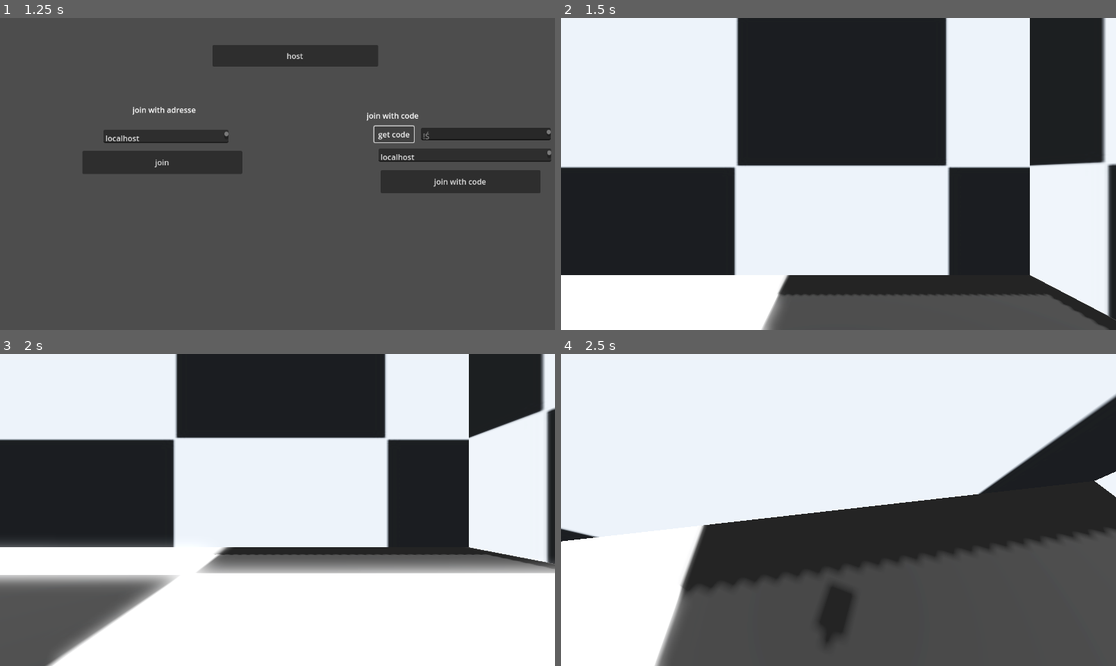
Above: before the commit, frames 1-4 (two rows, left to right).
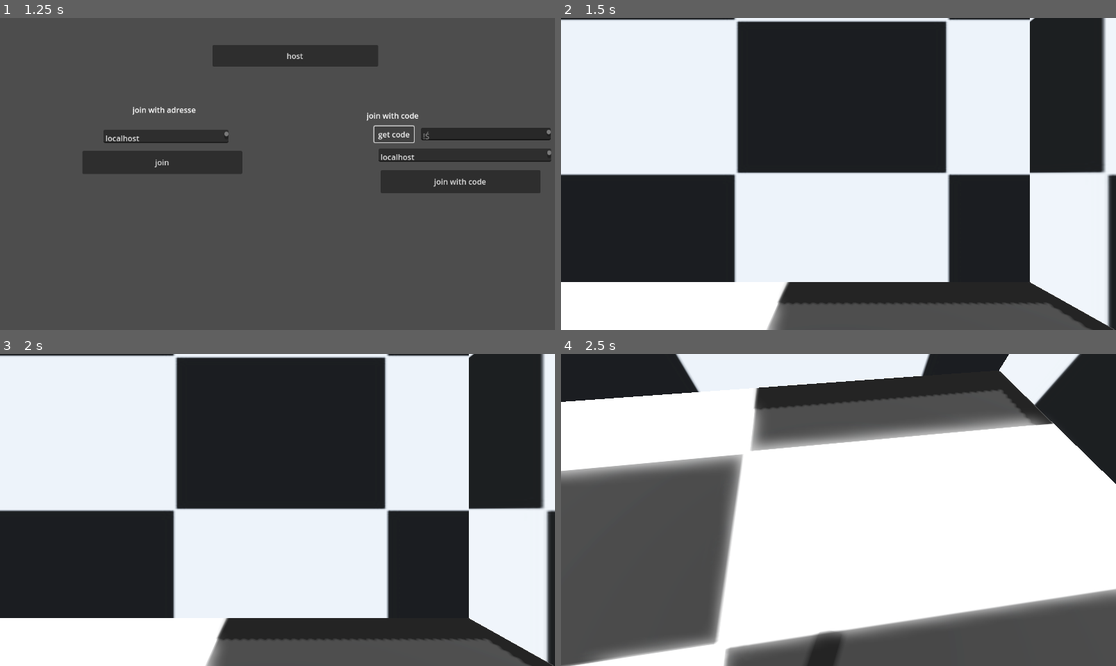
Above: after the commit, the same moments.

Repository: Titruc/IDWN
Game: Godot game, scene res://game/data/scene/game_controler.tscn
The game is run twice, just before and just after one commit, with the same random seed, the same clock (stepped at 60 frames per second) and the same inputs.
Inputs (mouse positions are in pixels of both pictures, inside the frame that each line leads up to):
- Up to frame 1 (1.25 s): click "get code" at 0.5 s
- Up to frame 2 (1.5 s): click "host" at 1.25 s
- Up to frame 3 (2 s): no input
- Up to frame 4 (2.5 s): move the mouse to (866, 510) at 2.02 s; hold W (up) from 2.03 s (still down); hold Shift (sprint) from 2.03 s (still down); tap Space (jump) at 2.27, 2.3 s

Frame 1 is identical in both runs. In frame 2, 7.4% of the frame differs, in the area x 0-100%, y 0-100%; in frame 3, 50%; in frame 4, 65%.

Commit message:
greater sync movement
thanks netfox !

Diff:
--- /dev/null
+++ b/editor/component/input_handler.tscn
@@ -0,0 +1,6 @@
+[gd_scene load_steps=2 format=3 uid="uid://bptq7ti2b10tu"]
+
+[ext_resource type="Script" path="res://game/data/script/component/inputHandler.gd" id="1_wf1r1"]
+
+[node name="inputHandeler" type="Node"]
+script = ExtResource("1_wf1r1")
--- a/game/data/scene/player.tscn
+++ b/game/data/scene/player.tscn
@@ -1,8 +1,11 @@
-[gd_scene load_steps=8 format=3 uid="uid://dwxc0nojql6tp"]
+[gd_scene load_steps=11 format=3 uid="uid://dwxc0nojql6tp"]
 
 [ext_resource type="Script" path="res://game/data/script/entity/player/default/controler.gd" id="1_d2vbu"]
 [ext_resource type="PackedScene" uid="uid://d03p635q2nmy" path="res://editor/component/velocity_component.tscn" id="2_ler7n"]
 [ext_resource type="Script" path="res://game/data/script/ressources/player/playerAttribute.gd" id="2_mss32"]
+[ext_resource type="PackedScene" uid="uid://bptq7ti2b10tu" path="res://editor/component/input_handler.tscn" id="4_7n2wk"]
+[ext_resource type="Script" path="res://addons/netfox/rollback/rollback-synchronizer.gd" id="5_ceukn"]
+[ext_resource type="Script" path="res://addons/netfox/tick-interpolator.gd" id="6_lx473"]
 
 [sub_resource type="Resource" id="Resource_04fj1"]
 script = ExtResource("2_mss32")
@@ -29,10 +32,11 @@
 properties/0/spawn = true
 properties/0/replication_mode = 1
 
-[node name="CharacterBody3D" type="CharacterBody3D" node_paths=PackedStringArray("velocityHandler")]
+[node name="CharacterBody3D" type="CharacterBody3D" node_paths=PackedStringArray("velocityHandler", "inputhandler")]
 script = ExtResource("1_d2vbu")
 playerAttribute = SubResource("Resource_04fj1")
 velocityHandler = NodePath("velocityComponent")
+inputhandler = NodePath("inputHandler")
 
 [node name="MeshInstance3D" type="MeshInstance3D" parent="."]
 mesh = SubResource("CapsuleMesh_u3t1x")
@@ -47,5 +51,18 @@
 
 [node name="velocityComponent" parent="." instance=ExtResource("2_ler7n")]
 
+[node name="inputHandler" parent="." instance=ExtResource("4_7n2wk")]
+
 [node name="MultiplayerSynchronizer" type="MultiplayerSynchronizer" parent="."]
 replication_config = SubResource("SceneReplicationConfig_oqbdd")
+
+[node name="RollbackSynchronizer" type="Node" parent="." node_paths=PackedStringArray("root")]
+script = ExtResource("5_ceukn")
+root = NodePath("..")
+state_properties = Array[String]([":global_transform", ":velocity"])
+input_properties = Array[String](["inputHandler:asJump", "inputHandler:isSprinting", "inputHandler:direction"])
+
+[node name="TickInterpolator" type="Node" parent="." node_paths=PackedStringArray("root")]
+script = ExtResource("6_lx473")
+root = NodePath("..")
+properties = Array[String]([":global_transform", ":velocity"])
--- /dev/null
+++ b/game/data/script/component/inputHandler.gd
@@ -0,0 +1,17 @@
+@icon("res://editor/assets/component/inputHandler.png")
+extends Node
+class_name inputHandler
+
+@export var asJump : bool = false
+@export var isSprinting : bool = false
+@export var direction : Vector2 = Vector2(0, 0)
+
+func _ready():
+	NetworkTime.before_tick_loop.connect(_gather)
+
+func _gather():
+	if not is_multiplayer_authority():
+		return
+	asJump = Input.is_action_just_pressed("jump")
+	isSprinting = Input.is_action_pressed("sprint")
+	direction = Input.get_vector("left", "right", "up", "down")
--- a/game/data/script/entity/player/default/controler.gd
+++ b/game/data/script/entity/player/default/controler.gd
@@ -14,6 +14,7 @@
 @onready var head = $head
 @onready var camera : Camera3D = $head/playerCamera
 @export var velocityHandler : velocityComponent
+@export var inputhandler : inputHandler
 
 
 
@@ -32,46 +33,52 @@
 		camera.rotate_x(-event.relative.y * playerAttribute.SENSITIVITY)
 		camera.rotation.x = clamp(camera.rotation.x, deg_to_rad(-60),deg_to_rad(60))
 
-
-func _physics_process(delta):
-	# Add the gravity.
+func _rollback_tick(delta, tick, is_fresh):
 	if is_multiplayer_authority():
 		velocityHandler.setCurrentVelocity(velocity)
-
 		if isAbleToMove:
 			if not is_on_floor():
 				velocityHandler.applyGravity(playerAttribute.GRAVITY, delta)
 
 			# Handle Jump.
-			if Input.is_action_just_pressed("jump") and is_on_floor():
+			if inputhandler.asJump and is_on_floor():
 				velocityHandler.setVelocityY(playerAttribute.JUMP_VELOCITY)
 
-			#sprint and walk
-
 			#and speed and camera fov
-			if Input.is_action_pressed("sprint"):
+			if inputhandler.isSprinting:
 				speed = lerp(speed,playerAttribute.SPRINT_SPEED,playerAttribute.SPEED_VARIATION)
-				camera.fov = lerp(camera.fov, playerAttribute.FOV+(playerAttribute.FOV_VARIATION * clamp(velocity.length(),0,1)), 0.1)
-
 			else:
 				speed = lerp(speed,playerAttribute.WALK_SPEED,playerAttribute.SPEED_VARIATION)
-				camera.fov = lerp(camera.fov, float(playerAttribute.FOV), 0.1)
 
-			#handle direction
-			var input_dir = Input.get_vector("left", "right", "up", "down")
+			var input_dir = inputhandler.direction
 			var direction = (head.transform.basis * Vector3(input_dir.x, 0, input_dir.y)).normalized()
 
 			if direction:
 				velocityHandler.setVelocityXZ(Vector2(direction.x * speed,direction.z * speed))
 			else:
 				velocityHandler.setVelocityXZ(Vector2(0, 0))
+			velocity = velocityHandler.getFinalVelocity()
 
+	move_and_slide()
+
+func _process(delta):
+	# Add the gravity.
+	if is_multiplayer_authority():
+
+
+			#and speed and camera fov
+			if inputhandler.isSprinting:
+				camera.fov = lerp(camera.fov, playerAttribute.FOV+(playerAttribute.FOV_VARIATION * clamp(velocity.length(),0,1)), 0.1)
+			else:
+				camera.fov = lerp(camera.fov, float(playerAttribute.FOV), 0.1)
+
+			#handle direction
 			#head bobing
 			bob_progress += delta * velocity.length() * float(is_on_floor())
 			camera.transform.origin = _headbob(bob_progress)
 
-			velocity = velocityHandler.getFinalVelocity()
-	move_and_slide()
+
+
 
 func _headbob(time) -> Vector3:
 	var pos : Vector3 = Vector3.ZERO
Binary file added: editor/assets/component/inputHandler.png
Not shown, added: editor/assets/component/inputHandler.png.import
